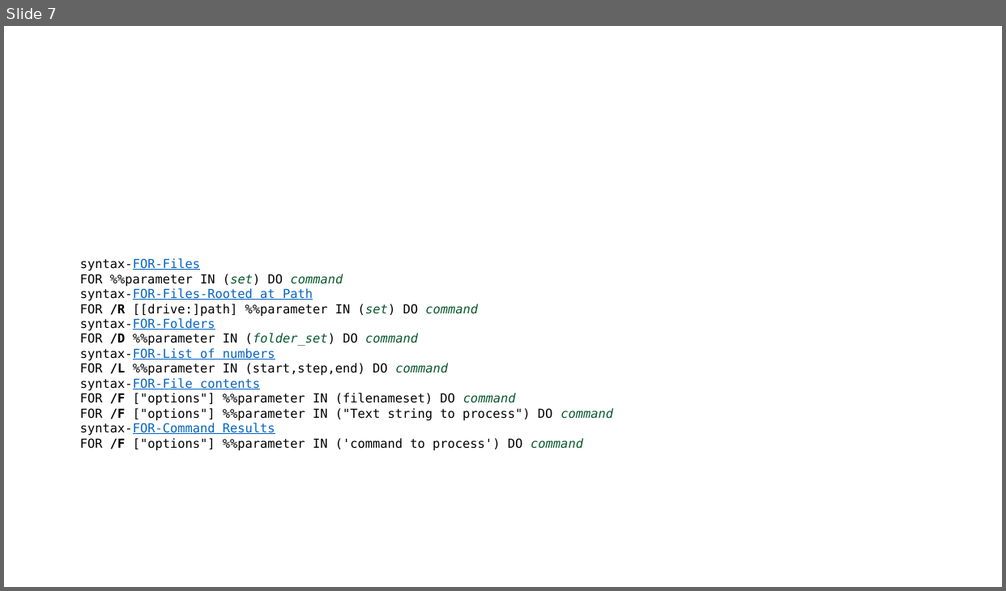
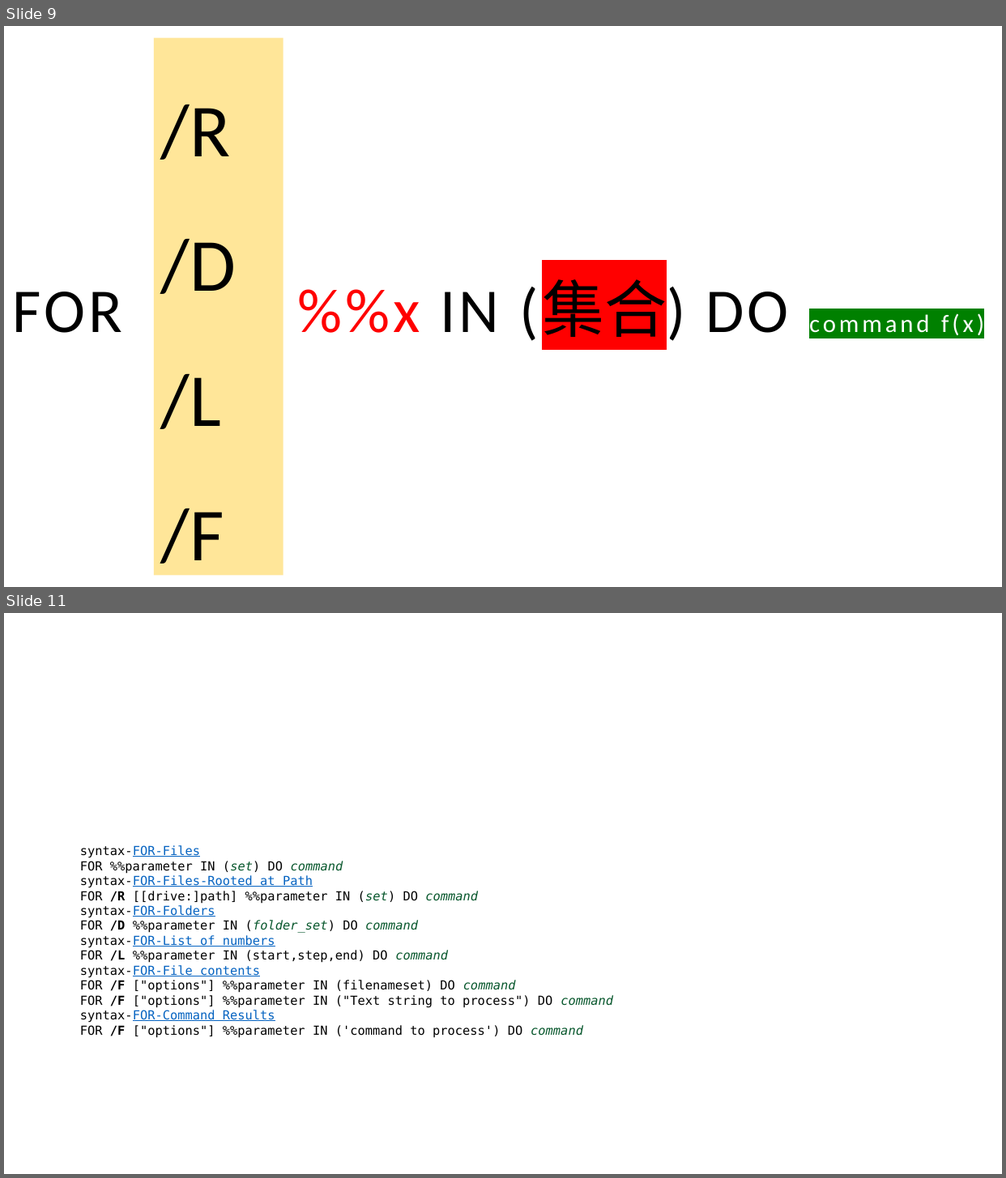
Before and after one commit to bentonglove/DosBatch, a slide deck: Dos Batch Script_Training_2022_Jul.pptx. Shown one above the other, each under a label of ours: slide 7 before the commit, slides 9 and 11 after it; the slides between them are not shown. The pictures are 1006x591 and 1006x1178 pixels, drawn with LibreOffice and Linux fonts; fonts in the diff are those of the drawing. Boxes give left, top, right and bottom in pixels: in the first picture for what was removed or moved away, otherwise in the second. Text is boxed around its words. In the diff, an @@ line names an element or a change of style, - is before the commit and + after.

```diff
--- a/Dos Batch Script_Training_2022_Jul.pptx
+++ b/Dos Batch Script_Training_2022_Jul.pptx
@@ slide 9 added at bbox=[4, 26, 1002, 587], background #FFFFFF @@
@@ rectangle added at bbox=[154, 38, 283, 575], fill #FFE699, 72 pt, text #000000 @@
+/R
+/D
+/L
+/F
@@ text added at bbox=[13, 280, 974, 347], 60 pt, text #000000 @@
+FOR %%x IN (集合) DO command f(x)
@@ what was slide 7 is now slide 11 @@
```
Also in this commit, not shown: 1 slide changed, 8 other slides added, 3 slides removed, 3 other files.
